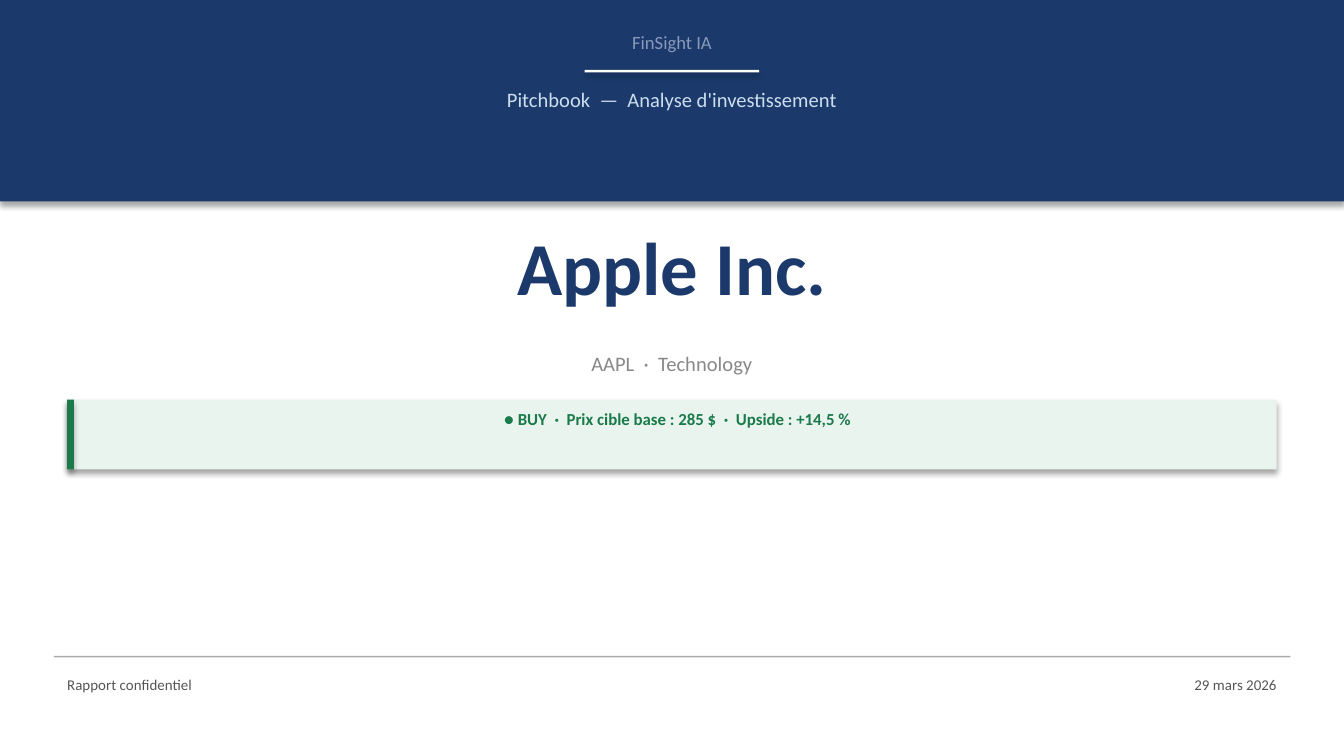
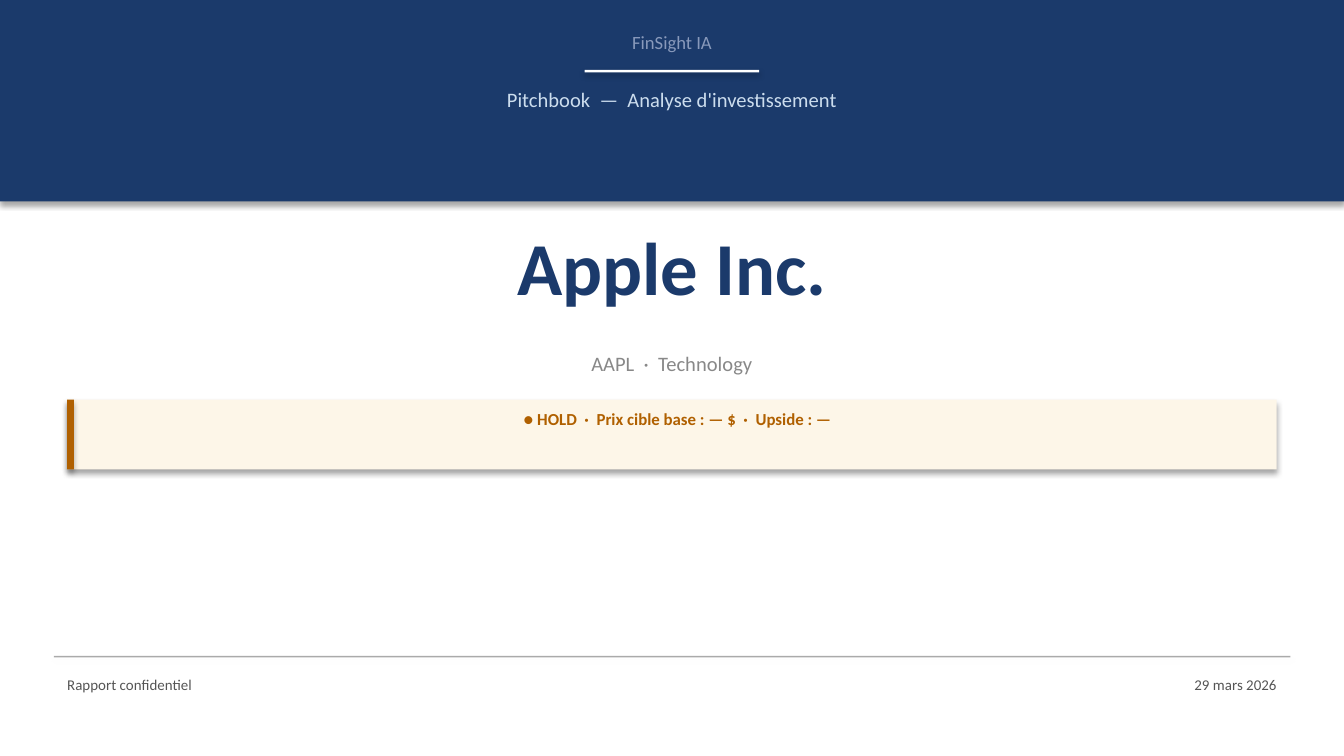
Before and after one commit to baptistejeh07-art/finsight-ia, a slide deck: slide 1 of preview/AAPL/AAPL_pitchbook.pptx. Drawn at 1344x756 pixels with LibreOffice and Linux fonts; fonts in the diff are those of the drawing. Boxes give left, top, right and bottom in pixels: in the first picture for what was removed or moved away, otherwise in the second. Text is boxed around its words. In the diff, an @@ line names an element or a change of style, - is before the commit and + after.

```diff
--- a/preview/AAPL/AAPL_pitchbook.pptx
+++ b/preview/AAPL/AAPL_pitchbook.pptx
@@ rectangle at <box>67,399,1277,469</box>: fill #EAF4EF to #FDF6E8 @@
@@ rectangle at <box>67,399,74,469</box>: fill #1A7A4A to #B06000 @@
@@ text at <box>537,413,804,428</box>: text changed; text colour #1A7A4A to #B06000 @@
-● BUY · Prix cible base : 285 $ · Upside : +14,5 %
+● HOLD · Prix cible base : — $ · Upside : —
```
Also in this commit, not shown: 14 other slides changed, 4 other files.
